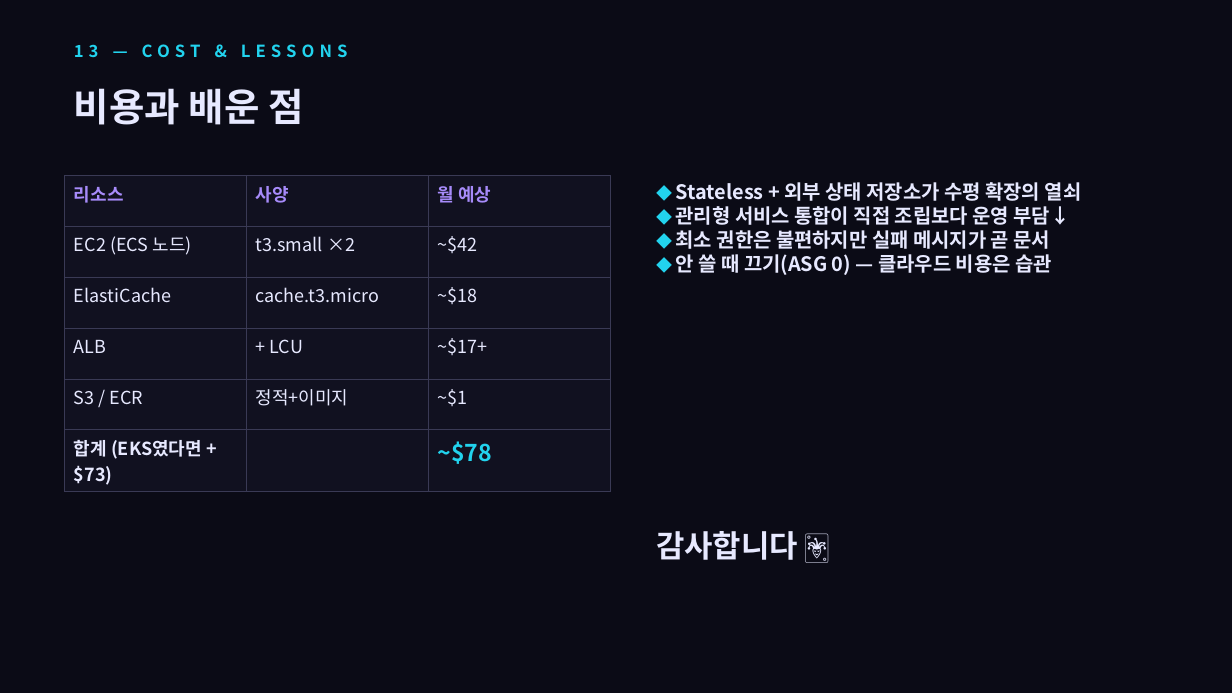
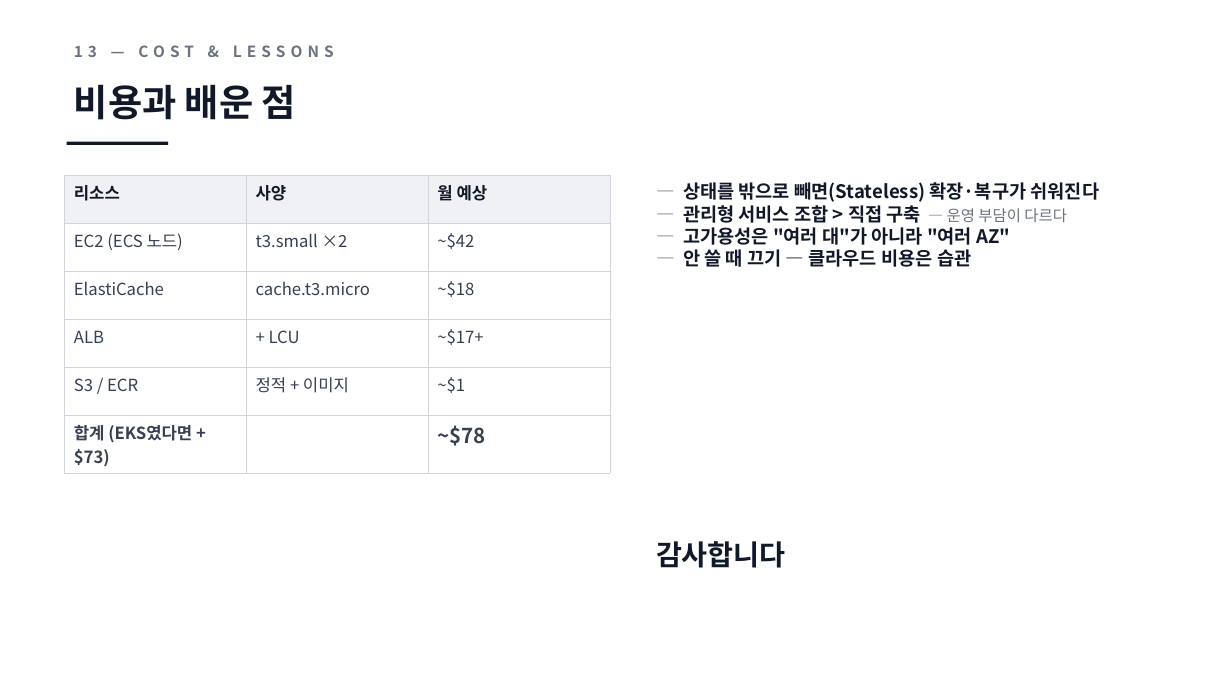
Before and after one commit to dak-ori/cloud_holdem, a slide deck: slide 17 of docs/presentation/cloud-holdem-발표.pptx (slide 15 before the commit). Drawn at 1232x693 pixels with LibreOffice and Linux fonts; fonts in the diff are those of the drawing. Boxes give left, top, right and bottom in pixels: in the first picture for what was removed or moved away, otherwise in the second. Text is boxed around its words. In the diff, an @@ line names an element or a change of style, - is before the commit and + after.

```diff
--- a/docs/presentation/cloud-holdem-발표.pptx
+++ b/docs/presentation/cloud-holdem-발표.pptx
@@ background #0B0B16 to #FFFFFF @@
@@ text "13 — COST & LESSONS" at box(74, 45, 334, 57): size 13 to 12 pt, text colour #22D3EE to #6B7280 @@
@@ text "비용과 배운 점" at box(74, 84, 296, 120): size 30 to 29 pt, text colour #E7E9FF to #111827 @@
@@ line added from (67, 143) to (168, 143), #111827 2.5 pt @@
@@ table at box(65, 176, 611, 470) @@
-row 5, column 2: 정적+이미지
+row 5, column 2: 정적 + 이미지
@@ fill #111120 to #EFF1F5 in row 1 @@
@@ fill #111120 to none in 14 cells @@
@@ size 14 to 13 pt @@
@@ text colour #A78BFA to #111827 in "리소스", "사양", "월 예상" @@
@@ text colour #E7E9FF to #374151 in "EC2 (ECS 노드)", "t3.small ×2", "~$42", "ElastiCache" and 8 more places @@
@@ size 18 to 16 pt, text colour #22D3EE to #374151 in "~$78" @@
@@ borders changed @@
@@ text at box(683, 182, 1100, 267): text changed; size 15.5 to 14.5 pt; text colour #E7E9FF to #111827 @@
-◆ Stateless + 외부 상태 저장소가 수평 확장의 열쇠
-◆ 관리형 서비스 통합이 직접 조립보다 운영 부담↓
-◆ 최소 권한은 불편하지만 실패 메시지가 곧 문서
-◆ 안 쓸 때 끄기(ASG 0) — 클라우드 비용은 습관
+— 상태를 밖으로 빼면(Stateless) 확장·복구가 쉬워진다
+— 관리형 서비스 조합 > 직접 구축 — 운영 부담이 다르다
+— 고가용성은 "여러 대"가 아니라 "여러 AZ"
+— 안 쓸 때 끄기 — 클라우드 비용은 습관
@@ text at box(656, 541, 786, 568): text changed; size 24 to 22 pt; text colour #E7E9FF to #111827 @@
-감사합니다 🃏
+감사합니다
```
Also in this commit, not shown: 5 other slides changed, 11 slides added, 9 slides removed, 6 other files.
